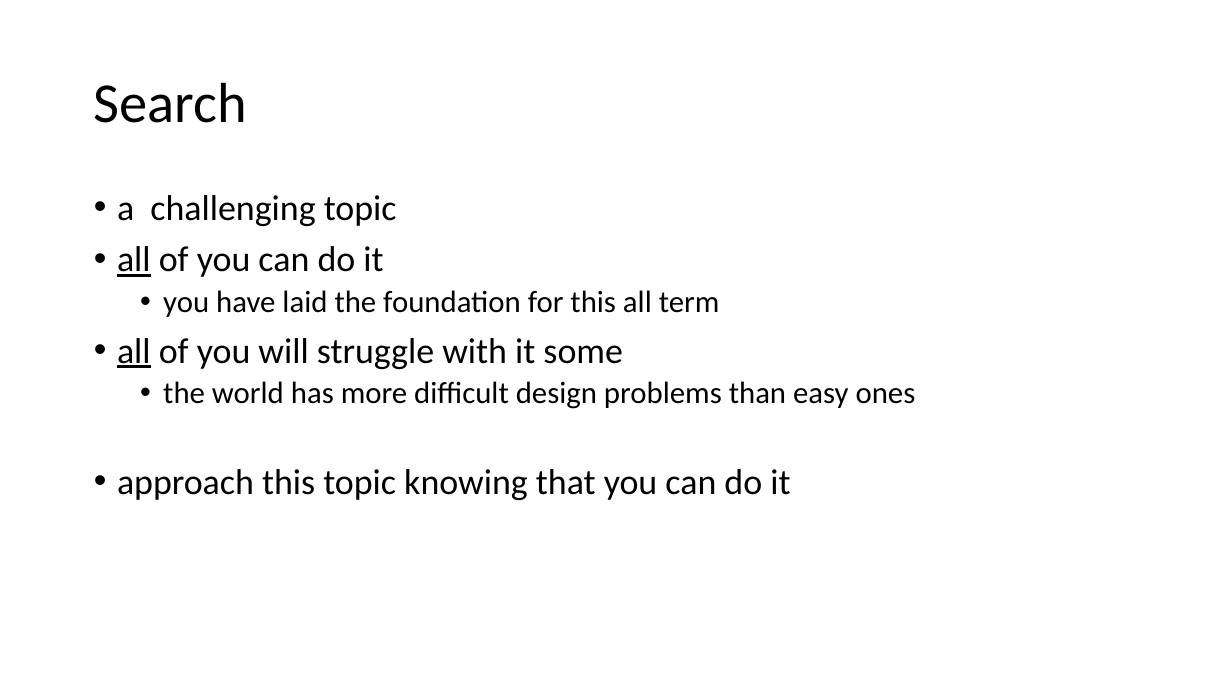
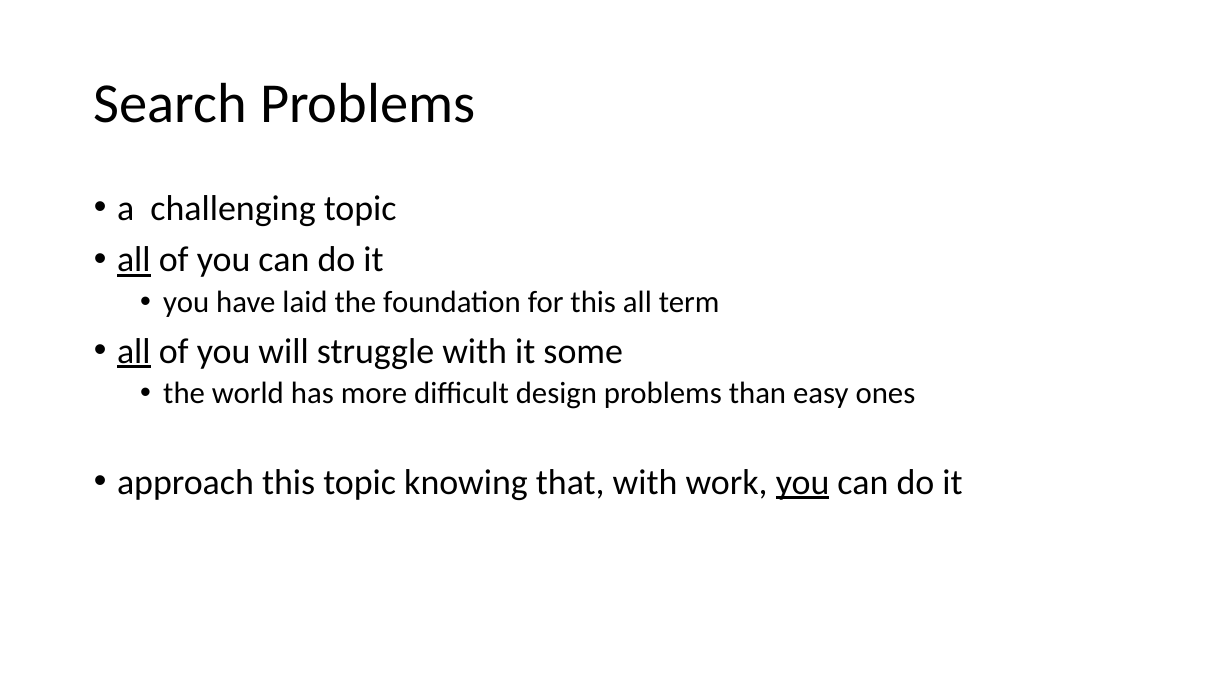
Before and after one commit to GregorKiczales/spd-materials, a slide deck: slide 1 of instructor/l16/l16-pad.pptx. Drawn at 1232x693 pixels with LibreOffice and Linux fonts; fonts in the diff are those of the drawing. Boxes give left, top, right and bottom in pixels: in the first picture for what was removed or moved away, otherwise in the second. Text is boxed around its words. In the diff, an @@ line names an element or a change of style, - is before the commit and + after.

```diff
--- a/instructor/l16/l16-pad.pptx
+++ b/instructor/l16/l16-pad.pptx
@@ title at (x1=94, y1=82, x2=475, y2=123): text changed @@
-Search
+Search Problems
@@ text at (x1=117, y1=469, x2=962, y2=500): text changed @@
-• approach this topic knowing that you can do it
+• approach this topic knowing that, with work, you can do it
```
Also in this commit, not shown: 6 other slides changed, 2 slides added, 1 slide removed, 15 other files.
